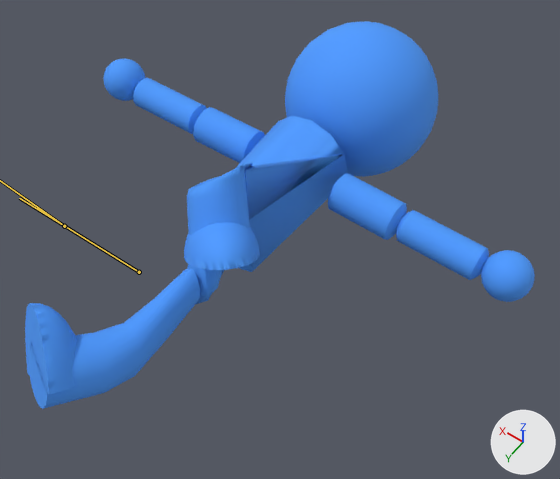
What one commit did to the FBX model Resources/res/3D/HeroAnimation.FBX.
One viewpoint serves both versions: a 50 mm camera at (-1.52, 1.02, 2.9) aimed at (-0.19, -0.84, -0.02). The axes (+X, +Y, +Z) are drawn at lower right. The lights are the same throughout. Both versions are drawn at frame 46 of the action 'Take 001'; the numbers are the values there. The bones that change are drawn over the model as lines.
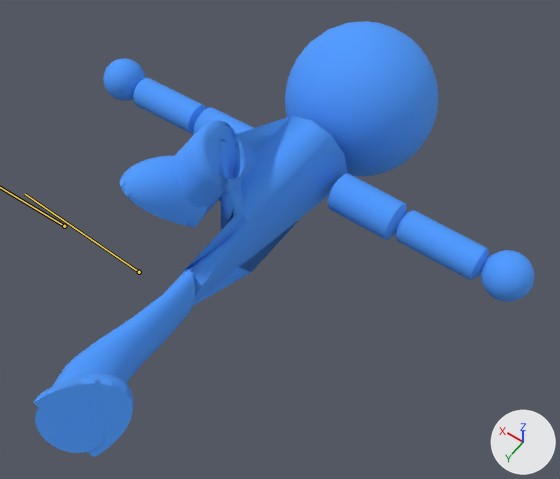
Location of each change, (x1, y1, x2, y2) in pixels of the pictures (560 x 479 px):
'OilTank001', posed: before (187, 116, 348, 305); after (181, 116, 348, 306)
'Cone003', posed: before (29, 268, 200, 409); after (173, 120, 245, 218)
'Cone002', posed: before (187, 163, 253, 235); after (35, 271, 195, 453)
'Sphere004', posed: before (184, 222, 260, 270); after (33, 373, 134, 457)
'Sphere005', posed: before (25, 303, 77, 394); after (120, 156, 207, 227)
'OilTank004', unchanged, covered by the edit: before (193, 107, 265, 163); after (193, 107, 254, 135)
bone 'Bone010', root to tip: before (139, 272) to (19, 198); after (139, 272) to (25, 194)

The edits, one by one:
Bone 'Bone010' (bone_bone010) turns from (-2, -37, 33) to (2, 45, 33) degrees about its own x, y and z.
Bone 'Bone013' (bone_bone013) turns from (2, 37, -25) to (-3, -50, -24) degrees about its own x, y and z.
